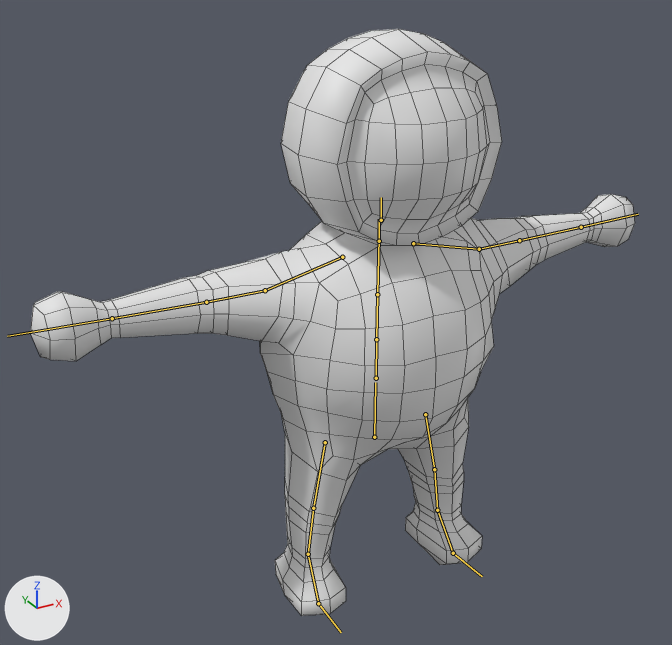
Two versions of the FBX model Soccar/Assets/Models/Character/Character.fbx, one commit apart.
Rendered twice from a camera (50 mm lens) standing at (-4.16, -6.67, 6.26) and looking at (-0.35, 0.26, 2.8). Every picture has the same lights, and +X, +Y and +Z are marked at lower left. The bones that bend it are drawn over the model as lines. Mesh edges are drawn as thin lines.

Names of what the first picture shows: 'Character_Mesh'.
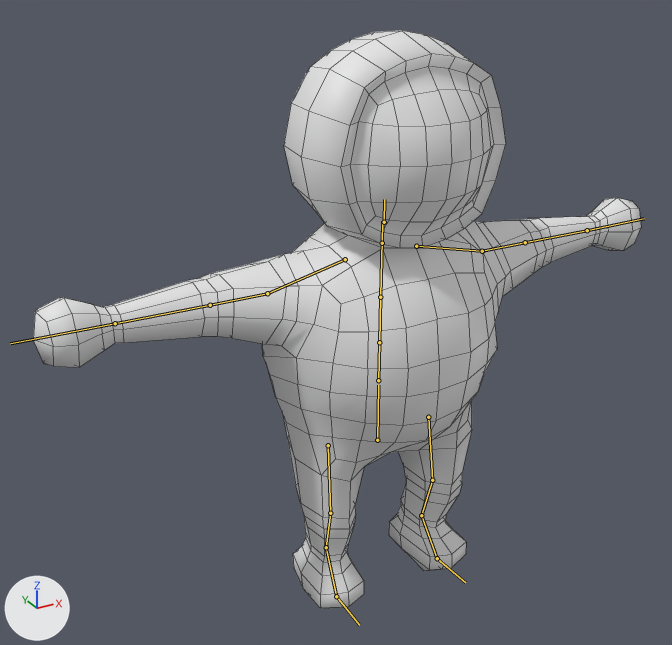
Commit message: Change the character model of pose(Default pose is T pose

The newer file adds an action. The first version stands in its rest pose; the second is drawn at frame 1 of the action 'Armature|_T_Pose'.

What differs and where, as boxes [x1, y1, x2, y2] in the pictures (672 x 645 px):
'Character_Mesh', posed
    before: [30, 29, 635, 616]
    after: [33, 30, 641, 609]
bone 'Hips', root to tip
    before: (374, 437) to (375, 382)
    after: (377, 440) to (378, 385)
bone 'LeftArm', root to tip
    before: (479, 249) to (519, 240)
    after: (482, 251) to (525, 242)
bone 'LeftForeArm', root to tip
    before: (519, 240) to (581, 227)
    after: (525, 242) to (587, 230)
bone 'RightArm', root to tip
    before: (265, 290) to (206, 302)
    after: (267, 293) to (210, 305)
bone 'RightForeArm', root to tip
    before: (206, 302) to (112, 318)
    after: (210, 305) to (115, 323)
bone 'LeftUpLeg', root to tip
    before: (425, 414) to (434, 469)
    after: (428, 417) to (432, 480)
bone 'LeftLeg', root to tip
    before: (434, 469) to (437, 510)
    after: (432, 480) to (421, 515)
bone 'LeftFoot', root to tip
    before: (437, 510) to (453, 553)
    after: (421, 515) to (437, 558)
bone 'RightUpLeg', root to tip
    before: (325, 442) to (313, 508)
    after: (328, 445) to (330, 513)
bone 'RightLeg', root to tip
    before: (313, 508) to (308, 554)
    after: (330, 513) to (326, 547)
bone 'RightFoot', root to tip
    before: (308, 554) to (318, 603)
    after: (326, 547) to (336, 596)

The edits, one by one:
Bone 'Hips' (bone_hips) moves from (0.0, 0.0, 0.0) to (0.0, -1.0, 5.0).
Bone 'LeftArm' (bone_leftarm) turns from (0, 0, 0) to (-1, 0, 4) degrees about its own x, y and z.
Bone 'LeftForeArm' (bone_leftforearm) turns from (0, 0, 0) to (2, 0, -3) degrees about its own x, y and z.
Bone 'RightArm' (bone_rightarm) turns from (0, 0, 0) to (-1, 0, -3) degrees about its own x, y and z.
Bone 'RightForeArm' (bone_rightforearm) turns from (0, 0, 0) to (2, 0, 3) degrees about its own x, y and z.
Bone 'LeftUpLeg' (bone_leftupleg) turns from (0, 0, 0) to (7, 0, -10) degrees about its own x, y and z.
Bone 'LeftLeg' (bone_leftleg) turns from (0, 0, 0) to (-21, 0, 0) degrees about its own x, y and z.
Bone 'LeftFoot' (bone_leftfoot) turns from (0, 0, 0) to (15, 3, 9) degrees about its own x, y and z.
Bone 'RightUpLeg' (bone_rightupleg) turns from (0, 0, 0) to (6, 0, 10) degrees about its own x, y and z.
Bone 'RightLeg' (bone_rightleg) turns from (0, 0, 0) to (-21, 0, 0) degrees about its own x, y and z.
Bone 'RightFoot' (bone_rightfoot) turns from (0, 0, 0) to (15, -4, -9) degrees about its own x, y and z.
